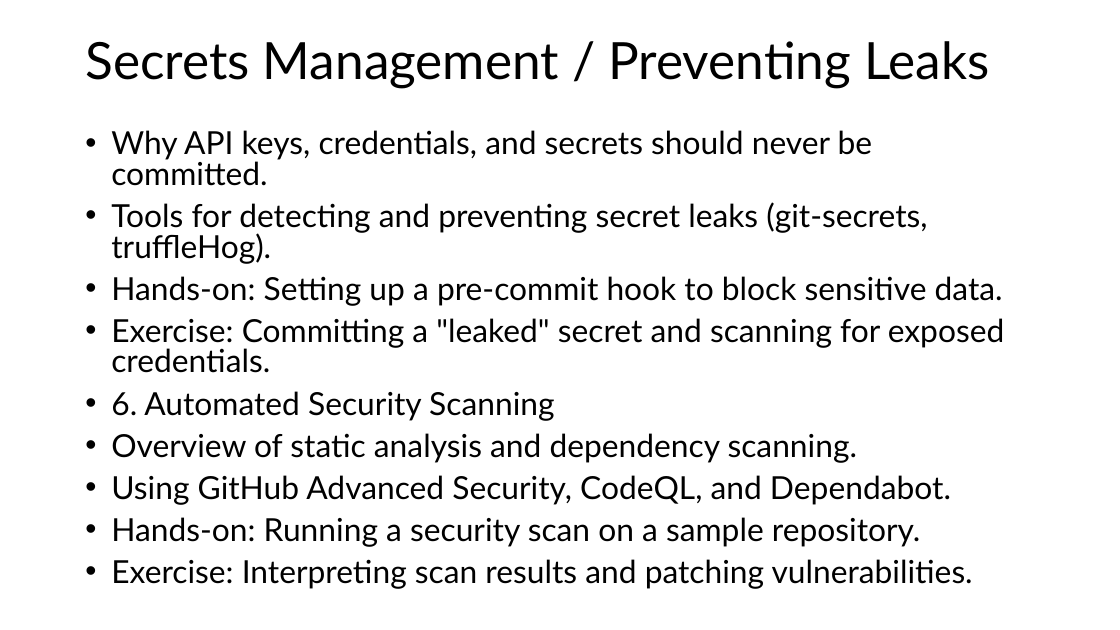
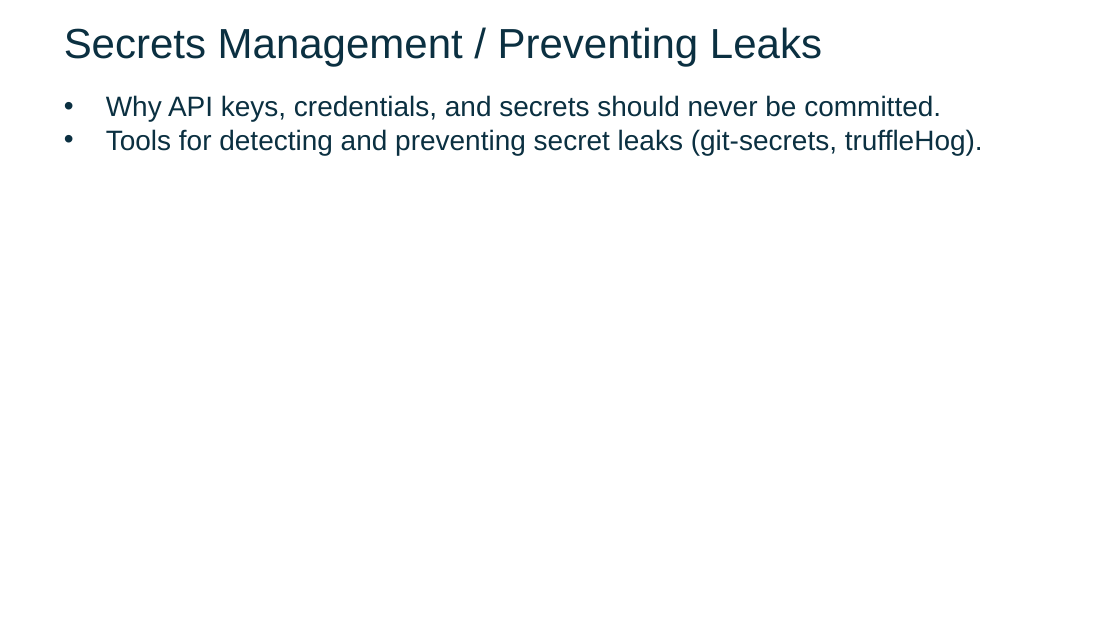
Before and after one commit to FSCJ-FacultyDev/SWC-Columbus-2025, a slide deck: slide 14 of Slides-Day1.pptx (slide 13 before the commit). Drawn at 1120x630 pixels with LibreOffice and Linux fonts; fonts in the diff are those of the drawing; background and template pictures are left out. Boxes give left, top, right and bottom in pixels: in the first picture for what was removed or moved away, otherwise in the second. Text is boxed around its words. In the diff, an @@ line names an element or a change of style, - is before the commit and + after.

```diff
--- a/Slides-Day1.pptx
+++ b/Slides-Day1.pptx
@@ text "Secrets Management / Preventing Leaks": place and size @@
-text "Secrets Management / Preventing Leaks" at box(85, 41, 989, 89)
+text "Secrets Management / Preventing Leaks" at box(64, 27, 822, 67)
@@ text "Secrets Management / Preventing Leaks" at box(64, 27, 822, 67): size 44 to 36 pt, font Lato to Arial, text colour #000000 to #0B3041; line spacing 0.9 to 1; vertical alignment middle to top @@
@@ text added at box(106, 95, 983, 155), 24 pt, text #0B3041 @@
+• Why API keys, credentials, and secrets should never be committed.
+• Tools for detecting and preventing secret leaks (git-secrets, truffleHog).
@@ text removed at box(111, 130, 1004, 584) @@
-• Why API keys, credentials, and secrets should never be committed.
-• Tools for detecting and preventing secret leaks (git-secrets, truffleHog).
-• Hands-on: Setting up a pre-commit hook to block sensitive data.
-• Exercise: Committing a "leaked" secret and scanning for exposed credentials.
-• 6. Automated Security Scanning
-• Overview of static analysis and dependency scanning.
-• Using GitHub Advanced Security, CodeQL, and Dependabot.
-• Hands-on: Running a security scan on a sample repository.
-• Exercise: Interpreting scan results and patching vulnerabilities.
```
Also in this commit, not shown: 25 other slides changed, 9 slides added, 6 slides removed, 6 other files.
